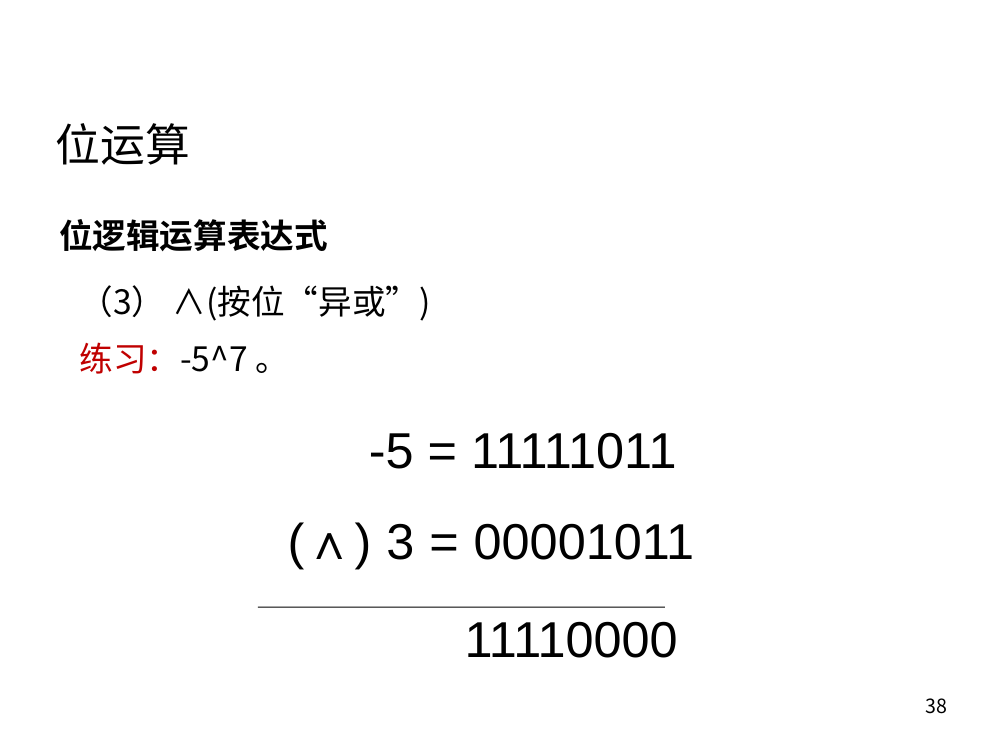
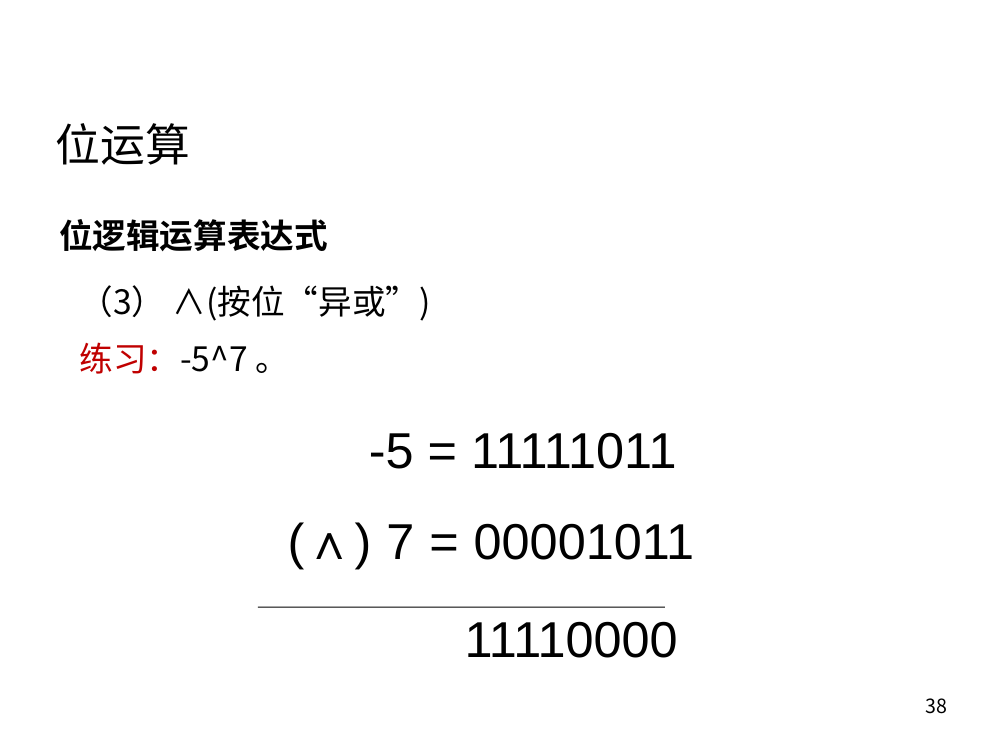
Before and after one commit to rshouc/Advanced-Programming-2018-Autumn, a slide deck: slide 38 of Slides/4 运算符与表达式.pptx. Drawn at 1008x756 pixels with LibreOffice and Linux fonts; fonts in the diff are those of the drawing; background and template pictures are left out. Boxes give left, top, right and bottom in pixels: in the first picture for what was removed or moved away, otherwise in the second. Text is boxed around its words. In the diff, an @@ line names an element or a change of style, - is before the commit and + after.

```diff
--- a/Slides/4 运算符与表达式.pptx
+++ b/Slides/4 运算符与表达式.pptx
@@ text in rectangle at [386, 523, 694, 560]: text changed @@
-(∧) 3 = 00001011
+(∧) 7 = 00001011
```
Also in this commit, not shown: 4 other files.
